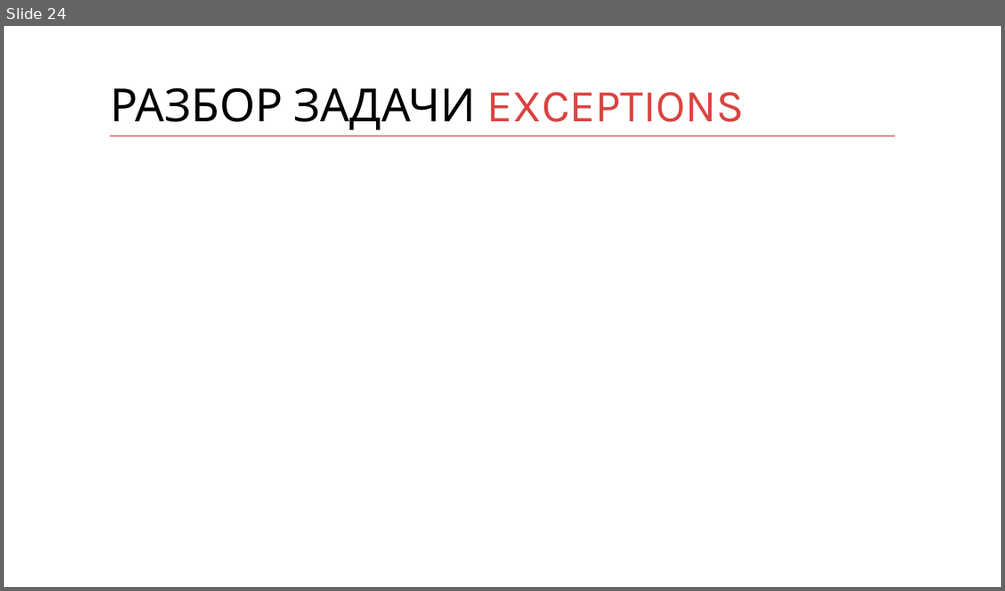
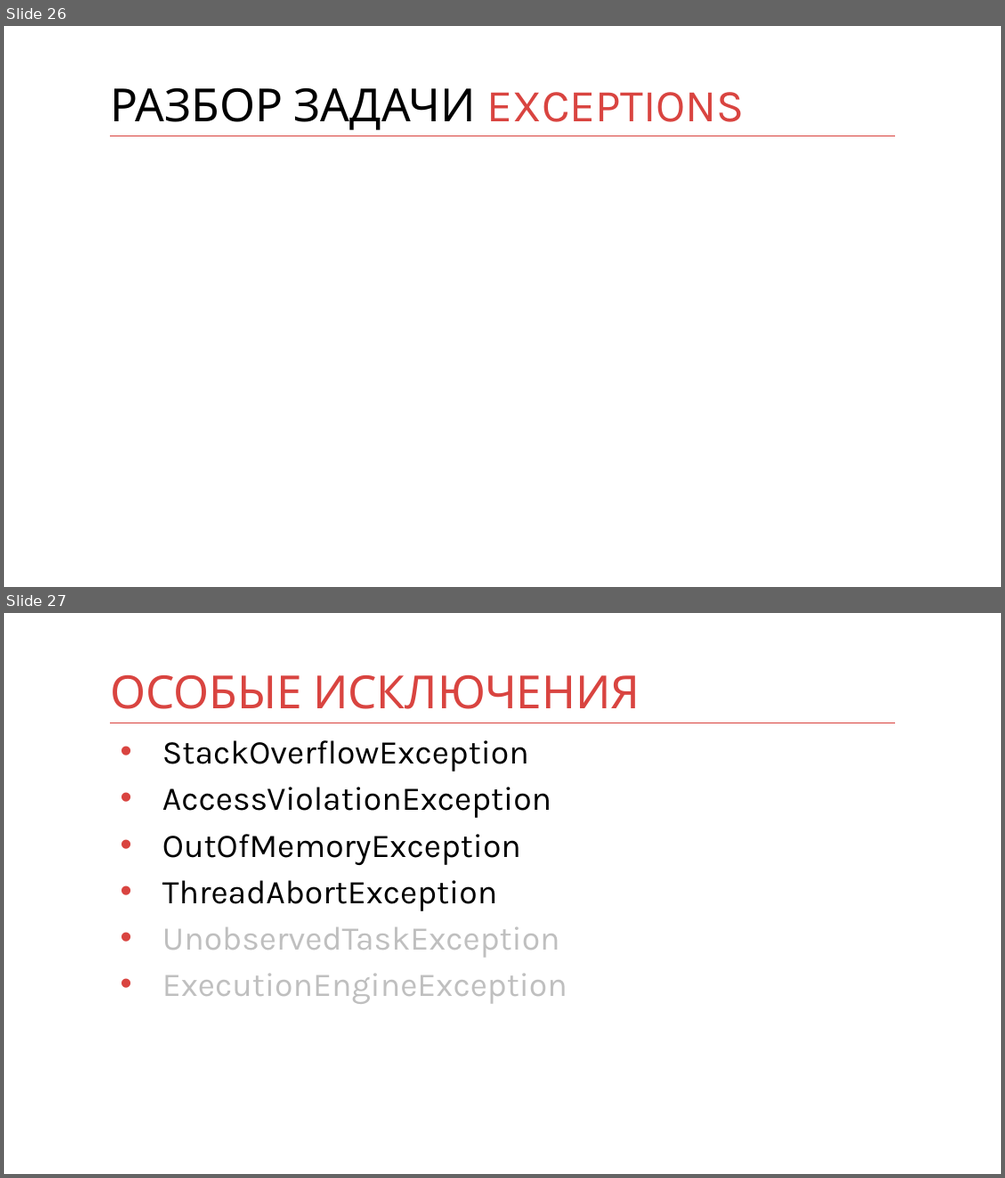
Before and after one commit to kontur-courses/exceptions, a slide deck: exceptions.pptx. Shown one above the other, each under a label of ours: slide 24 before the commit, slides 26 and 27 after it. The pictures are 1005x591 and 1005x1178 pixels, drawn with LibreOffice and Linux fonts; fonts in the diff are those of the drawing. Boxes give left, top, right and bottom in pixels: in the first picture for what was removed or moved away, otherwise in the second. Text is boxed around its words. In the diff, an @@ line names an element or a change of style, - is before the commit and + after.

Commit message:
+tasks and unhandled exceptions in pptx

```diff
--- a/exceptions.pptx
+++ b/exceptions.pptx
@@ slide 27 added at <box>4,613,1001,1174</box>, background #FFFFFF; not listed: 1 template element that a slide beside it also shows @@
@@ title added at <box>110,675,640,709</box>, 44 pt, text #D94440 @@
+ОСОБЫЕ ИСКЛЮЧЕНИЯ
@@ text added at <box>162,740,567,1004</box>, 32 pt, text #000000 @@
+• StackOverflowException
+• AccessViolationException
+• OutOfMemoryException
+• ThreadAbortException
+• UnobservedTaskException
+• ExecutionEngineException
@@ what was slide 24 is now slide 26 @@
```
Also in this commit, not shown: 3 slides changed, 17 other slides added.
